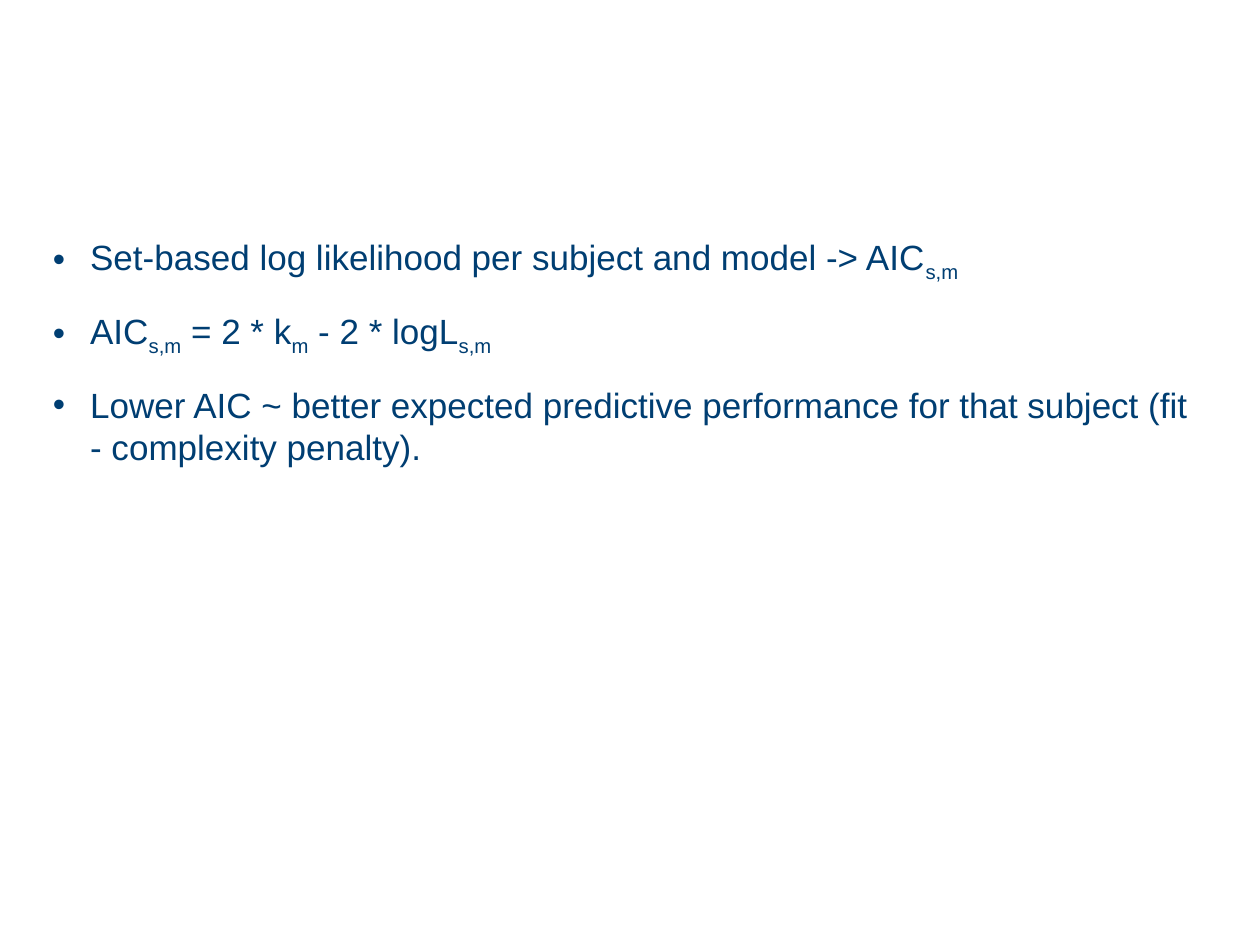
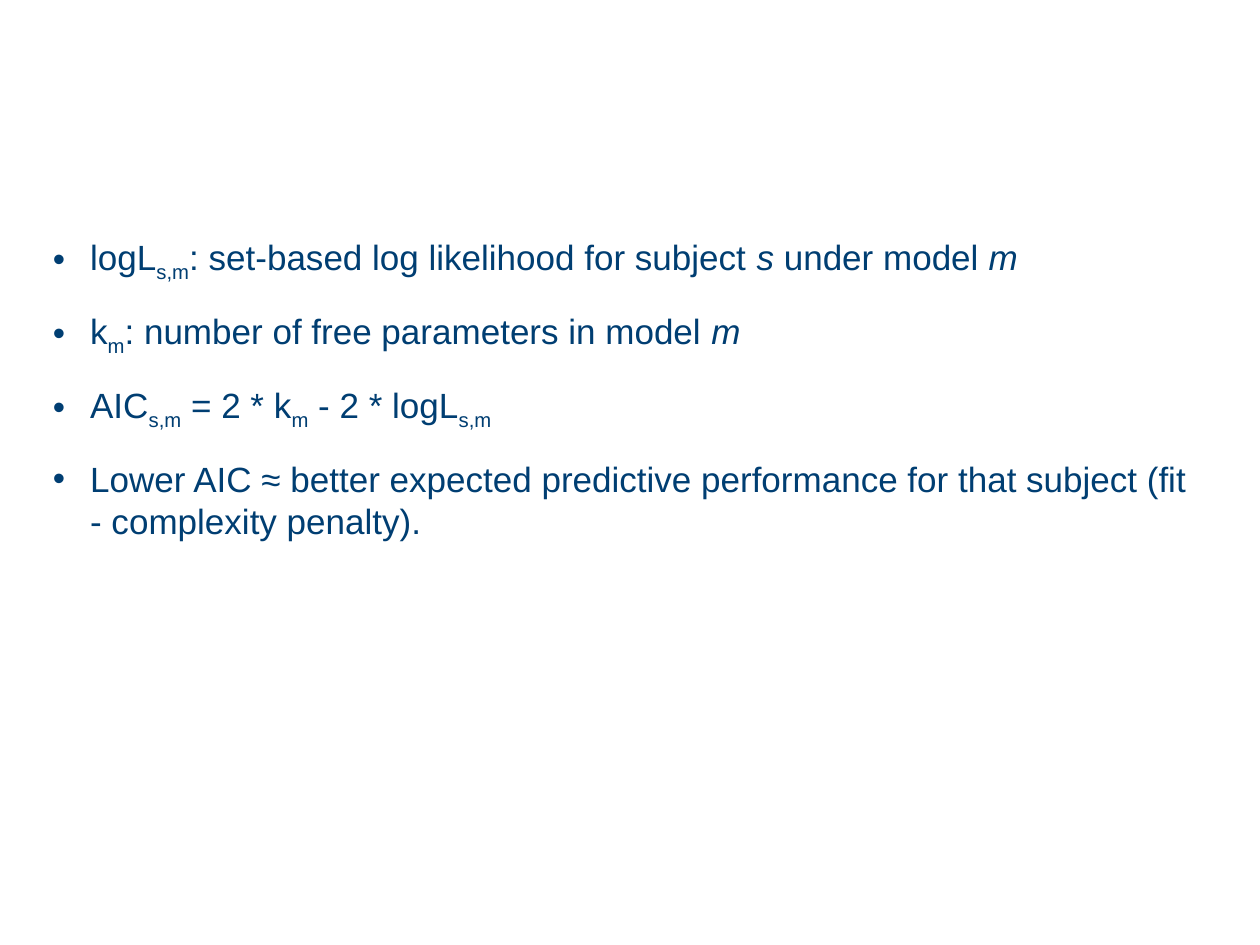
Before and after one commit to githubpsyche/jaxcmr, a slide deck: slide 17 of projects/TalmiEEG/slides.pptx. Drawn at 1260x945 pixels with LibreOffice and Linux fonts; fonts in the diff are those of the drawing; background and template pictures are left out. Boxes give left, top, right and bottom in pixels: in the first picture for what was removed or moved away, otherwise in the second. Text is boxed around its words. In the diff, an @@ line names an element or a change of style, - is before the commit and + after.

```diff
--- a/projects/TalmiEEG/slides.pptx
+++ b/projects/TalmiEEG/slides.pptx
@@ text at (144, 244, 1018, 351): text changed @@
-• Set-based log likelihood per subject and model -> AICs,m
+• logLs,m: set-based log likelihood for subject s under model m
+• km: number of free parameters in model m
@@ text at (90, 466, 1186, 541): text changed @@
-• Lower AIC ~ better expected predictive performance for that subject (fit - complexity penalty).
+• Lower AIC ≈ better expected predictive performance for that subject (fit - complexity penalty).
```
Also in this commit, not shown: 7 other slides changed, 5 slides added, 2 slides removed, 9 other files.
